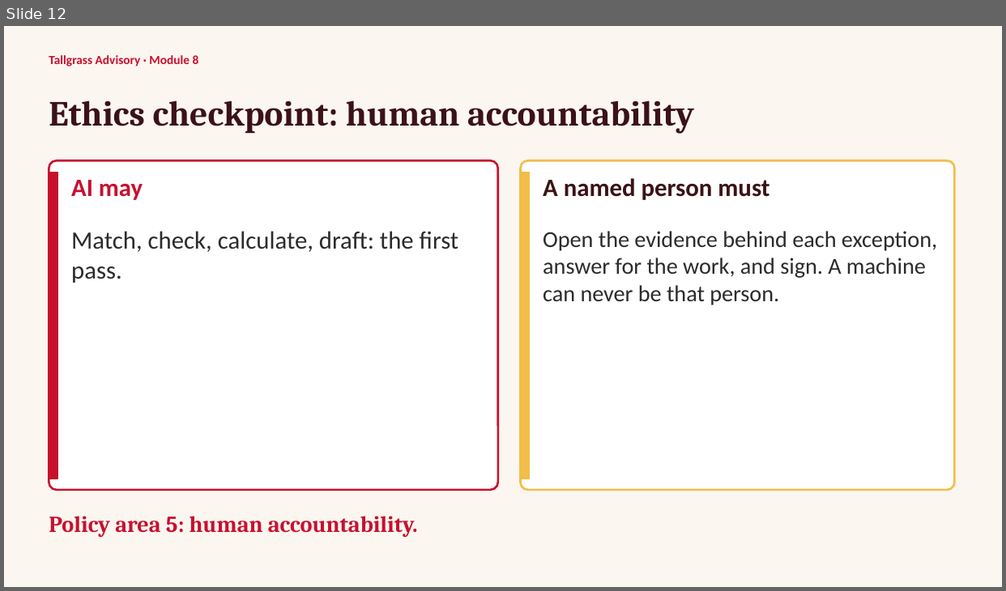
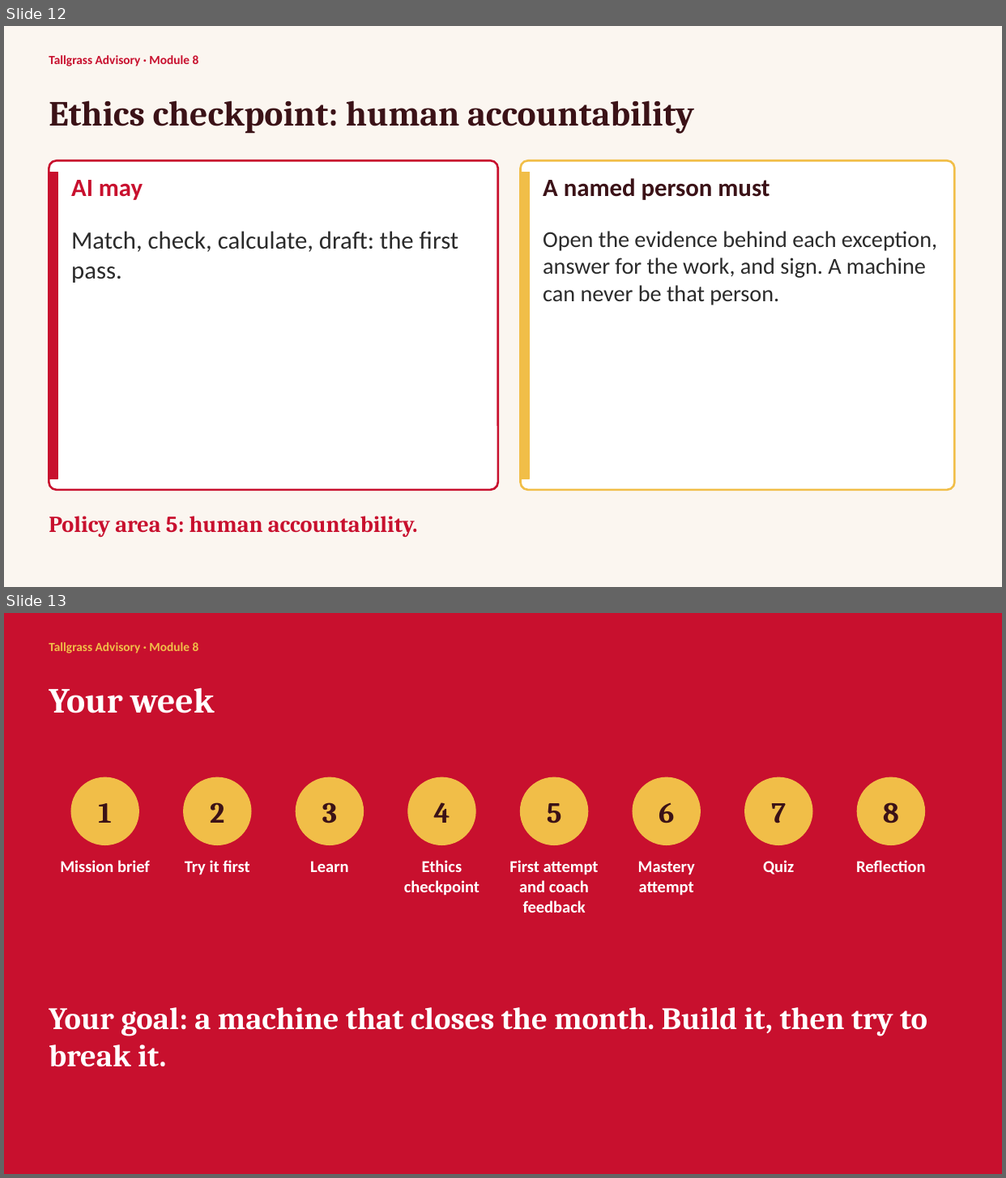
Before and after one commit to bradtrinkle/acct4420-course, a slide deck: downloads/module-8-slides.pptx. Shown one above the other, each under a label of ours: slide 12 before the commit, slides 12 and 13 after it. The pictures are 1006x591 and 1006x1178 pixels, drawn with LibreOffice and Linux fonts; fonts in the diff are those of the drawing. Boxes give left, top, right and bottom in pixels: in the first picture for what was removed or moved away, otherwise in the second. Text is boxed around its words. In the diff, an @@ line names an element or a change of style, - is before the commit and + after.

```diff
--- a/downloads/module-8-slides.pptx
+++ b/downloads/module-8-slides.pptx
@@ slide 13 added at <box>4,613,1002,1174</box>, background #C8102E @@
@@ text added at <box>49,642,199,653</box>, 12 pt, text #F1BE48, bold @@
+Tallgrass Advisory · Module 8
@@ text added at <box>49,688,214,713</box>, 34 pt, text #FFFFFF, bold @@
+Your week
@@ ellipse added at <box>71,777,138,845</box>, fill #F1BE48, outline #F1BE48 1 pt @@
@@ ellipse added at <box>184,777,251,845</box>, fill #F1BE48, outline #F1BE48 1 pt @@
@@ ellipse added at <box>296,777,364,845</box>, fill #F1BE48, outline #F1BE48 1 pt @@
@@ ellipse added at <box>408,777,475,845</box>, fill #F1BE48, outline #F1BE48 1 pt @@
@@ ellipse added at <box>521,777,588,845</box>, fill #F1BE48, outline #F1BE48 1 pt @@
@@ ellipse added at <box>633,777,701,845</box>, fill #F1BE48, outline #F1BE48 1 pt @@
@@ ellipse added at <box>745,777,812,845</box>, fill #F1BE48, outline #F1BE48 1 pt @@
@@ ellipse added at <box>858,777,925,845</box>, fill #F1BE48, outline #F1BE48 1 pt @@
@@ text added at <box>98,803,111,823</box>, 28 pt, text #3B1217, bold @@
+1
@@ text added at <box>210,803,224,823</box>, 28 pt, text #3B1217, bold @@
+2
@@ text added at <box>322,803,337,824</box>, 28 pt, text #3B1217, bold @@
+3
@@ text added at <box>434,803,450,823</box>, 28 pt, text #3B1217, bold @@
+4
@@ text added at <box>547,803,562,824</box>, 28 pt, text #3B1217, bold @@
+5
@@ text added at <box>658,803,674,824</box>, 28 pt, text #3B1217, bold @@
+6
@@ text added at <box>771,803,786,823</box>, 28 pt, text #3B1217, bold @@
+7
@@ text added at <box>883,803,899,824</box>, 28 pt, text #3B1217, bold @@
+8
@@ text added at <box>60,860,150,872</box>, 16 pt, text #FFFFFF, bold @@
+Mission brief
@@ text added at <box>185,860,249,875</box>, 16 pt, text #FFFFFF, bold @@
+Try it first
@@ text added at <box>310,861,348,872</box>, 16 pt, text #FFFFFF, bold @@
+Learn
@@ text added at <box>404,860,479,896</box>, 16 pt, text #FFFFFF, bold @@
+Ethics checkpoint
@@ text added at <box>509,860,599,913</box>, 16 pt, text #FFFFFF, bold @@
+First attempt and coach feedback
@@ text added at <box>638,861,695,896</box>, 16 pt, text #FFFFFF, bold @@
+Mastery attempt
@@ text added at <box>763,860,794,875</box>, 16 pt, text #FFFFFF, bold @@
+Quiz
@@ text added at <box>856,860,926,872</box>, 16 pt, text #FFFFFF, bold @@
+Reflection
@@ text added at <box>49,1007,927,1067</box>, 30 pt, text #FFFFFF, bold @@
+Your goal: a machine that closes the month. Build it, then try to break it.
```
Also in this commit, not shown: 1 slide removed, 29 other files.
